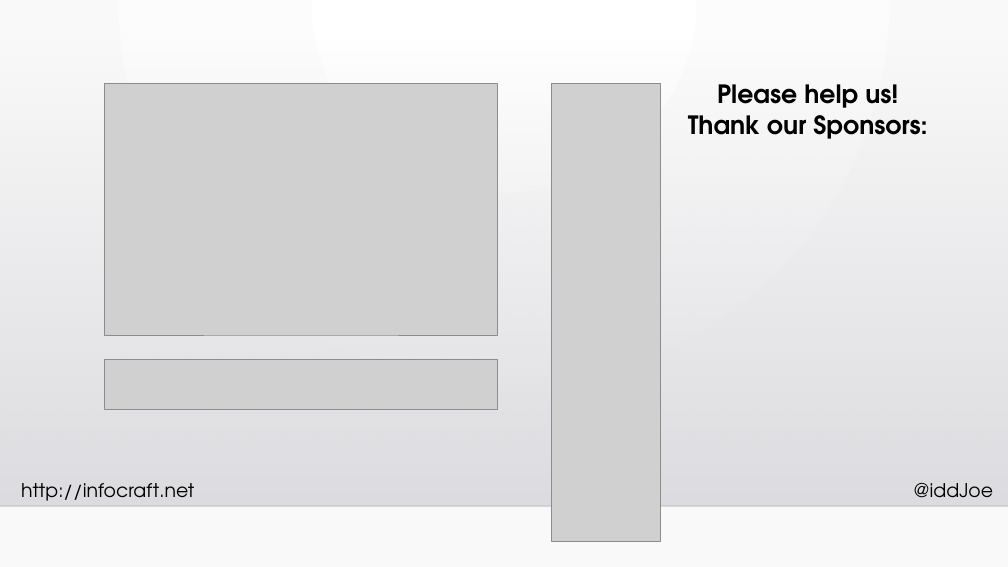
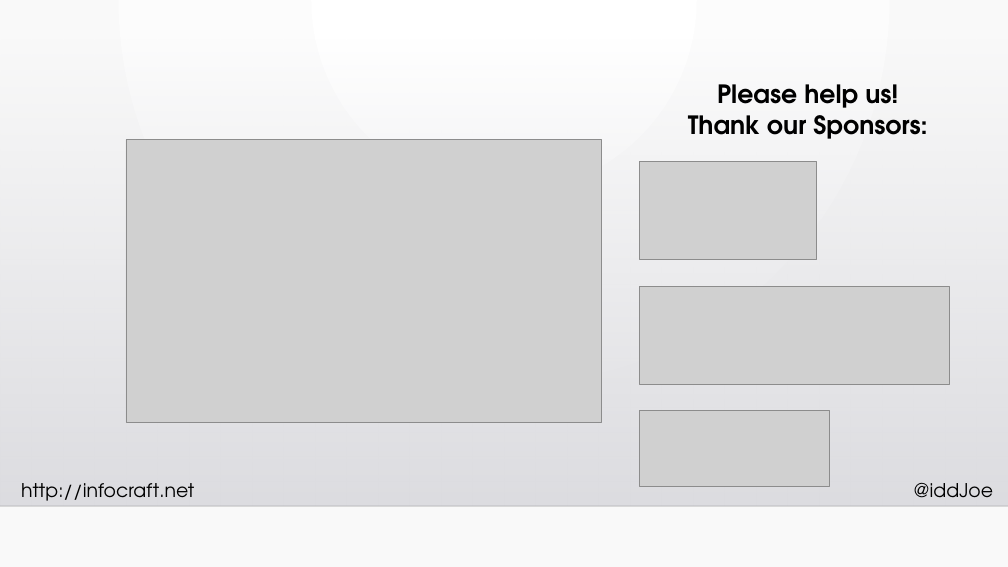
Before and after one commit to InfoCraftDotNet/CSharp-6-New-Language-Features, a slide deck: slide 2 of Slides/CSharp-6-New-Language-Features.pptx. Drawn at 1008x567 pixels with LibreOffice and Linux fonts; fonts in the diff are those of the drawing; grey boxes stand for pictures; background and template pictures are left out. Boxes give left, top, right and bottom in pixels: in the first picture for what was removed or moved away, otherwise in the second. Text is boxed around its words. In the diff, an @@ line names an element or a change of style, - is before the commit and + after.

```diff
--- a/Slides/CSharp-6-New-Language-Features.pptx
+++ b/Slides/CSharp-6-New-Language-Features.pptx
@@ picture removed at (x1=105, y1=84, x2=498, y2=335) @@
@@ picture removed at (x1=552, y1=84, x2=661, y2=541) @@
@@ picture added at (x1=126, y1=140, x2=602, y2=423) @@
@@ picture added at (x1=640, y1=161, x2=817, y2=260) @@
@@ picture added at (x1=640, y1=287, x2=951, y2=384) @@
@@ picture removed at (x1=105, y1=359, x2=498, y2=410) @@
@@ picture added at (x1=640, y1=411, x2=830, y2=487) @@
```
Also in this commit, not shown: 2 other slides changed, 1 slide removed.
